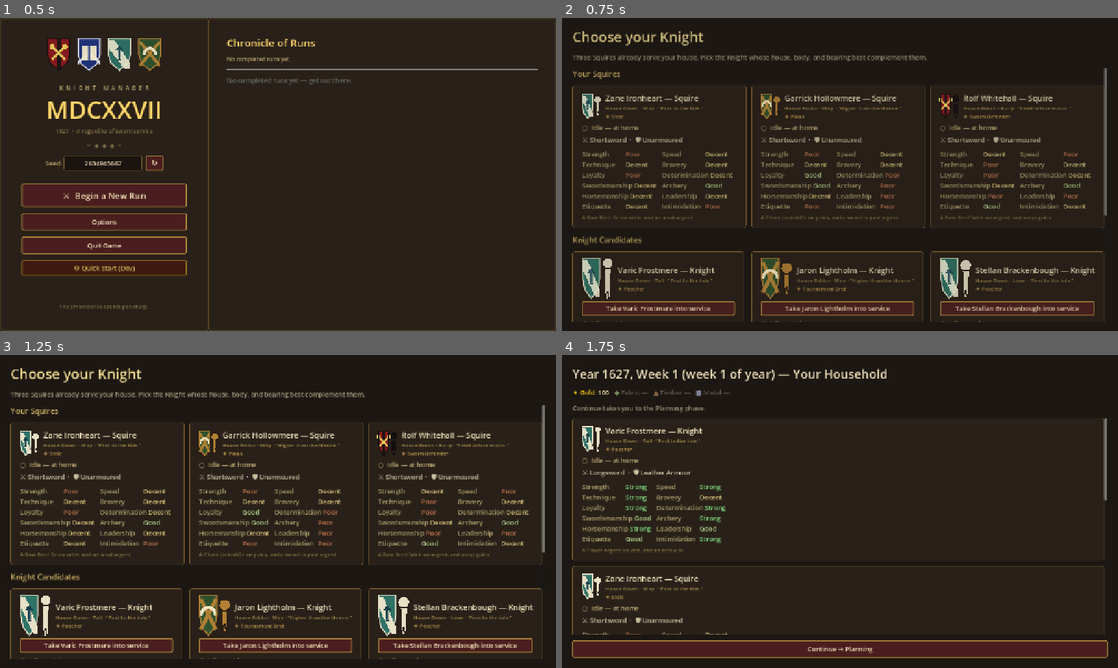
Above: before the commit, frames 1-4 (two rows, left to right).
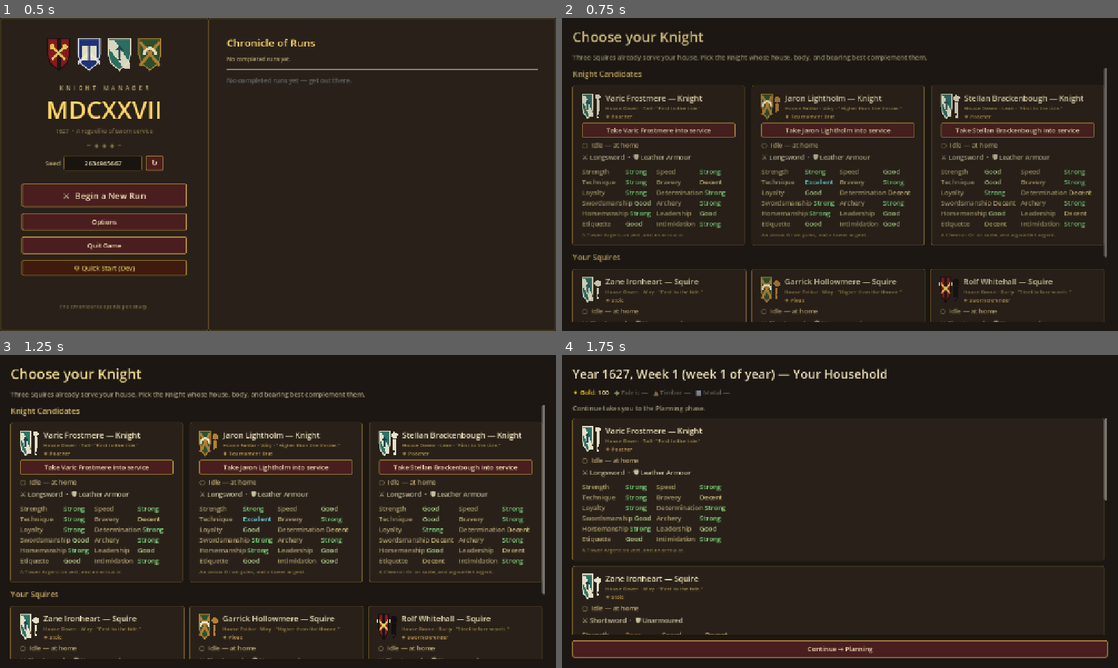
Above: after the commit, the same moments.

Repository: Jackz0Knight/KM27
Game: Godot game, scene res://scenes/Main.tscn
The game is run twice, just before and just after one commit, with the same random seed, the same clock (stepped at 60 frames per second) and the same inputs.
Inputs:
- Up to frame 1 (0.5 s): no input
- Up to frame 2 (0.75 s): click "⚔ Begin a New Run" at 0.5 s
- Up to frame 3 (1.25 s): no input
- Up to frame 4 (1.75 s): click "Take Varic Frostmere into ser…" at 1.25 s

Frame 1 is identical in both runs. In frame 2, 22% of the frame differs, in the area x 1-98%, y 16-98%; in frame 3, 23%; in frame 4, nothing differs.

Commit message:
feat(ux): QoL batch — UI scale, condensed knight overview, fixed research scaling, compact knight chooser
- **UI scale slider** in Settings (0.75×–1.4×). New UserPrefs autoload
  persists the choice in `user://prefs.cfg` (separate from the run save
  so it survives across campaigns). Applied via Window.content_scale_factor
  so every Control reflows in one shot.
- **Knight Overview condensing**: stat blurbs ("Melee combat power…")
  used to eat ~a third of the screen as a third column. Moved to the row's
  tooltip and replaced with a flex spacer so the four stat columns hug
  the left.
- **Research tab scaling**: the swimlane grid + detail panel could push
  the tab container past the viewport on bigger trees, hiding the tab bar
  ("locking" you on the screen). Wrapped the split in a ScrollContainer
  and fixed the detail panel at 300 px so the grid takes the rest.
- **Knight Chooser**: switched knight cards to compact (`show_chronicle =
  false`) so all three fit on screen at once; swapped section order so
  Knight Candidates appear above Squires. Full chronicle is still
  available on Knight Overview after the pick.

https://claude.ai/code/session_015mU5CSmLPQHYYqJbqa5Fxb

Diff:
--- a/project.godot
+++ b/project.godot
@@ -29,6 +29,7 @@
 EnemyDB="*res://scripts/autoload/enemy_db.gd"
 Palette="*res://scripts/autoload/palette.gd"
 MasterAudio="*res://scripts/autoload/master_audio.gd"
+UserPrefs="*res://scripts/autoload/user_prefs.gd"
 SaveManager="*res://scripts/systems/save_manager.gd"
 DevToolbar="res://scenes/debug/dev_toolbar.tscn"
 
--- a/scenes/screens/knight_chooser.tscn
+++ b/scenes/screens/knight_chooser.tscn
@@ -50,16 +50,6 @@
 size_flags_horizontal = 3
 theme_override_constants/separation = 14
 
-[node name="SquiresLabel" type="Label" parent="Margin/VBox/Scroll/ScrollBody"]
-layout_mode = 2
-text = "Your Squires"
-theme_override_font_sizes/font_size = 18
-modulate = Color(0.85, 0.78, 0.55, 1)
-
-[node name="SquiresRow" type="HBoxContainer" parent="Margin/VBox/Scroll/ScrollBody"]
-layout_mode = 2
-theme_override_constants/separation = 12
-
 [node name="KnightsLabel" type="Label" parent="Margin/VBox/Scroll/ScrollBody"]
 layout_mode = 2
 text = "Knight Candidates"
@@ -70,3 +60,13 @@
 layout_mode = 2
 size_flags_horizontal = 3
 theme_override_constants/separation = 16
+
+[node name="SquiresLabel" type="Label" parent="Margin/VBox/Scroll/ScrollBody"]
+layout_mode = 2
+text = "Your Squires"
+theme_override_font_sizes/font_size = 18
+modulate = Color(0.85, 0.78, 0.55, 1)
+
+[node name="SquiresRow" type="HBoxContainer" parent="Margin/VBox/Scroll/ScrollBody"]
+layout_mode = 2
+theme_override_constants/separation = 12
--- a/scenes/ui/settings_popup.tscn
+++ b/scenes/ui/settings_popup.tscn
@@ -39,6 +39,35 @@
 layout_mode = 2
 text = "Toggle Fullscreen"
 custom_minimum_size = Vector2(0, 40)
+
+[node name="DisplayHeader" type="Label" parent="Margin/VBox"]
+layout_mode = 2
+text = "Display"
+horizontal_alignment = 1
+modulate = Color(0.92, 0.78, 0.42, 1)
+
+[node name="UiScaleRow" type="HBoxContainer" parent="Margin/VBox"]
+layout_mode = 2
+theme_override_constants/separation = 12
+
+[node name="UiScaleLabel" type="Label" parent="Margin/VBox/UiScaleRow"]
+layout_mode = 2
+text = "UI Scale"
+custom_minimum_size = Vector2(64, 0)
+
+[node name="UiScaleSlider" type="HSlider" parent="Margin/VBox/UiScaleRow"]
+layout_mode = 2
+size_flags_horizontal = 3
+min_value = 0.75
+max_value = 1.4
+step = 0.05
+value = 1.0
+
+[node name="UiScaleValue" type="Label" parent="Margin/VBox/UiScaleRow"]
+layout_mode = 2
+text = "100%"
+custom_minimum_size = Vector2(44, 0)
+horizontal_alignment = 2
 
 [node name="AudioHeader" type="Label" parent="Margin/VBox"]
 layout_mode = 2
--- /dev/null
+++ b/scripts/autoload/user_prefs.gd
@@ -0,0 +1,57 @@
+extends Node
+
+# Per-machine user preferences. Lives outside the run save (`savegame.json`)
+# so a fresh run inherits the player's chosen UI scale and audio bus volumes,
+# rather than resetting every campaign. Backed by `user://prefs.cfg` via
+# Godot's `ConfigFile`.
+#
+# Autoload pattern (see CLAUDE.md): `extends Node`, no `class_name`.
+
+const PREFS_PATH: String = "user://prefs.cfg"
+
+const UI_SCALE_MIN: float = 0.75
+const UI_SCALE_MAX: float = 1.40
+const UI_SCALE_DEFAULT: float = 1.0
+
+var ui_scale: float = UI_SCALE_DEFAULT
+
+
+func _ready() -> void:
+	_load()
+	# Apply on startup so the title screen already honours the saved scale.
+	# Deferred so the viewport is fully set up before we touch its scale.
+	call_deferred("_apply_ui_scale")
+
+
+# ── UI scale ──────────────────────────────────────────────────────────────
+
+func set_ui_scale(scale: float) -> void:
+	ui_scale = clampf(scale, UI_SCALE_MIN, UI_SCALE_MAX)
+	_apply_ui_scale()
+	_save()
+
+
+func _apply_ui_scale() -> void:
+	# `content_scale_factor` scales every Control in the viewport in one shot —
+	# the project's `canvas_items` stretch mode (project.godot) plays nice with
+	# this, so 0.85 reads as "everything 15% smaller" without any per-screen work.
+	var win: Window = get_tree().root
+	if win != null:
+		win.content_scale_factor = ui_scale
+
+
+# ── Persistence ────────────────────────────────────────────────────────────
+
+func _load() -> void:
+	var cfg := ConfigFile.new()
+	var err: int = cfg.load(PREFS_PATH)
+	if err != OK:
+		return  # first launch, no file yet — defaults are fine
+	ui_scale = clampf(float(cfg.get_value("ui", "scale", UI_SCALE_DEFAULT)), UI_SCALE_MIN, UI_SCALE_MAX)
+
+
+func _save() -> void:
+	var cfg := ConfigFile.new()
+	cfg.load(PREFS_PATH)  # preserve any other sections we may add later
+	cfg.set_value("ui", "scale", ui_scale)
+	cfg.save(PREFS_PATH)
--- a/scripts/screens/knight_chooser.gd
+++ b/scripts/screens/knight_chooser.gd
@@ -20,22 +20,25 @@
 		GameState.knight_candidates = RosterGenerator.roll_knight_candidates()
 		GameState.starting_squires = RosterGenerator.roll_starting_squires()
 
+	# Knight candidates are the actual decision — render compact cards
+	# (show_chronicle = false) so all three fit on screen at once. The full
+	# chronicle / origin paragraph is still available on Knight Overview after
+	# the pick, and from the Weekly Summary every week thereafter.
+	for i in range(GameState.knight_candidates.size()):
+		var u: Unit = GameState.knight_candidates[i]
+		var card: Control = UnitCard.build(
+			u, _on_choose.bind(i), "Take %s into service" % u.unit_name,
+		)
+		card.size_flags_horizontal = Control.SIZE_EXPAND_FILL
+		card.size_flags_vertical = Control.SIZE_EXPAND_FILL
+		cards.add_child(card)
+
+	# Squires shown below as reference — they're locked in, the player is just
+	# seeing who the Knight will lead. Compact cards keep them tidy.
 	for squire in GameState.starting_squires:
 		var card: Control = UnitCard.build(squire)
 		card.size_flags_horizontal = Control.SIZE_EXPAND_FILL
 		squires_row.add_child(card)
-
-	for i in range(GameState.knight_candidates.size()):
-		var u: Unit = GameState.knight_candidates[i]
-		# show_chronicle = true: origin paragraph and oath shown on the chooser
-		# so the player recruits a person, not just a stat block.
-		var card: Control = UnitCard.build(
-			u, _on_choose.bind(i), "Take %s into service" % u.unit_name,
-			Callable(), true,
-		)
-		card.size_flags_horizontal = Control.SIZE_EXPAND_FILL
-		card.size_flags_vertical = Control.SIZE_EXPAND_FILL
-		cards.add_child(card)
 
 	ScreenFade.fade_in(self)
 
--- a/scripts/screens/knight_overview.gd
+++ b/scripts/screens/knight_overview.gd
@@ -149,6 +149,10 @@
 		var name_lbl := Label.new()
 		name_lbl.text = String(key).capitalize()
 		name_lbl.custom_minimum_size = Vector2(120, 0)
+		# Blurb (used to be its own column eating ~third of the screen) is now
+		# the row's tooltip — hover the stat name/value to read what it does.
+		var tip: String = STAT_BLURBS.get(key, "")
+		name_lbl.tooltip_text = tip
 		row.add_child(name_lbl)
 
 		var value: int = unit.stats.get_value(key)
@@ -157,6 +161,7 @@
 		value_lbl.custom_minimum_size = Vector2(30, 0)
 		value_lbl.horizontal_alignment = HORIZONTAL_ALIGNMENT_RIGHT
 		value_lbl.modulate = Color(0.78, 0.74, 0.60)
+		value_lbl.tooltip_text = tip
 		row.add_child(value_lbl)
 
 		# Coloured descriptor — same band system as the cards.
@@ -164,11 +169,11 @@
 		desc_lbl.text = Stats.descriptor(value)
 		desc_lbl.add_theme_color_override("font_color", Stats.descriptor_color(value))
 		desc_lbl.custom_minimum_size = Vector2(80, 0)
+		desc_lbl.tooltip_text = tip
 		row.add_child(desc_lbl)
 
 		# FM-style development arrow (show-not-tell): ▲ developing, bright ▲
-		# recently improved, ▼ injury-suppressed. Fixed-width cell so the blurb
-		# column stays aligned whether or not an arrow is present.
+		# recently improved, ▼ injury-suppressed.
 		var dev_state: int = unit.stats.development_state(key, unit.potential_ability, unit.injured_stats().has(key))
 		var arrow := Label.new()
 		arrow.custom_minimum_size = Vector2(18, 0)
@@ -180,12 +185,12 @@
 			arrow.tooltip_text = Stats.development_tooltip(dev_state)
 		row.add_child(arrow)
 
-		var blurb := Label.new()
-		blurb.text = STAT_BLURBS.get(key, "")
-		blurb.modulate = Color(0.6, 0.58, 0.46)
-		blurb.size_flags_horizontal = Control.SIZE_EXPAND_FILL
-		blurb.autowrap_mode = TextServer.AUTOWRAP_WORD
-		row.add_child(blurb)
+		# A flexible spacer so the four stat columns hug the left and the row
+		# still fills the panel width — keeps grouping tight without the wide
+		# blurb column that used to live here.
+		var spacer := Control.new()
+		spacer.size_flags_horizontal = Control.SIZE_EXPAND_FILL
+		row.add_child(spacer)
 
 		vbox.add_child(row)
 
--- a/scripts/screens/planning.gd
+++ b/scripts/screens/planning.gd
@@ -1270,14 +1270,29 @@
 		c.queue_free()
 
 	# Two-column body: swimlane grid on the left, detail card on the right.
+	# Wrap the whole split in a ScrollContainer so a growing tier count can't
+	# push the tab container past the viewport width — otherwise the Research
+	# tab "locks" the screen, hiding the tab bar and surrounding chrome.
+	var scroll := ScrollContainer.new()
+	scroll.size_flags_horizontal = Control.SIZE_EXPAND_FILL
+	scroll.size_flags_vertical = Control.SIZE_EXPAND_FILL
+	scroll.horizontal_scroll_mode = ScrollContainer.SCROLL_MODE_AUTO
+	scroll.vertical_scroll_mode = ScrollContainer.SCROLL_MODE_AUTO
+	research_body.add_child(scroll)
+
 	var split := HBoxContainer.new()
 	split.size_flags_horizontal = Control.SIZE_EXPAND_FILL
 	split.size_flags_vertical = Control.SIZE_EXPAND_FILL
 	split.add_theme_constant_override("separation", 18)
-	research_body.add_child(split)
+	scroll.add_child(split)
 
 	split.add_child(_build_research_grid())
-	split.add_child(_build_research_detail())
+	# Detail panel gets a fixed width on the right so the swimlane grid takes
+	# whatever's left — keeps the layout predictable as the tree grows.
+	var detail: Control = _build_research_detail()
+	detail.custom_minimum_size = Vector2(300, 0)
+	detail.size_flags_horizontal = 0  # do not expand — fixed width
+	split.add_child(detail)
 
 
 func _build_research_grid() -> Control:
--- a/scripts/ui/settings_popup.gd
+++ b/scripts/ui/settings_popup.gd
@@ -15,6 +15,8 @@
 # Esc closes the popup so the player doesn't have to fish for the Back button.
 
 @onready var fullscreen_btn: Button = $Margin/VBox/FullscreenBtn
+@onready var ui_scale_slider: HSlider = $Margin/VBox/UiScaleRow/UiScaleSlider
+@onready var ui_scale_value: Label    = $Margin/VBox/UiScaleRow/UiScaleValue
 @onready var master_slider: HSlider = $Margin/VBox/MasterRow/MasterSlider
 @onready var master_value: Label    = $Margin/VBox/MasterRow/MasterValue
 @onready var music_slider: HSlider  = $Margin/VBox/MusicRow/MusicSlider
@@ -33,6 +35,13 @@
 	main_menu_btn.pressed.connect(_on_main_menu)
 	quit_btn.pressed.connect(_on_quit)
 	save_btn.pressed.connect(_on_save)
+
+	# Seed UI scale slider from the persisted preference (UserPrefs autoload
+	# reads `user://prefs.cfg` at startup; this just mirrors that value back to
+	# the slider so it reflects what's actually applied).
+	ui_scale_slider.value = UserPrefs.ui_scale
+	_refresh_ui_scale_value()
+	ui_scale_slider.value_changed.connect(_on_ui_scale_changed)
 
 	# Seed sliders from MasterAudio's current volumes so the popup reflects
 	# whatever the player set last. Sliders persist via MasterAudio across
@@ -59,6 +68,15 @@
 	main_menu_btn.disabled = not GameState.has_active_run()
 	if main_menu_btn.disabled:
 		main_menu_btn.tooltip_text = "You're already on the main menu."
+
+
+func _on_ui_scale_changed(v: float) -> void:
+	UserPrefs.set_ui_scale(v)
+	_refresh_ui_scale_value()
+
+
+func _refresh_ui_scale_value() -> void:
+	ui_scale_value.text = "%d%%" % roundi(ui_scale_slider.value * 100.0)
 
 
 func _on_master_changed(v: float) -> void:
